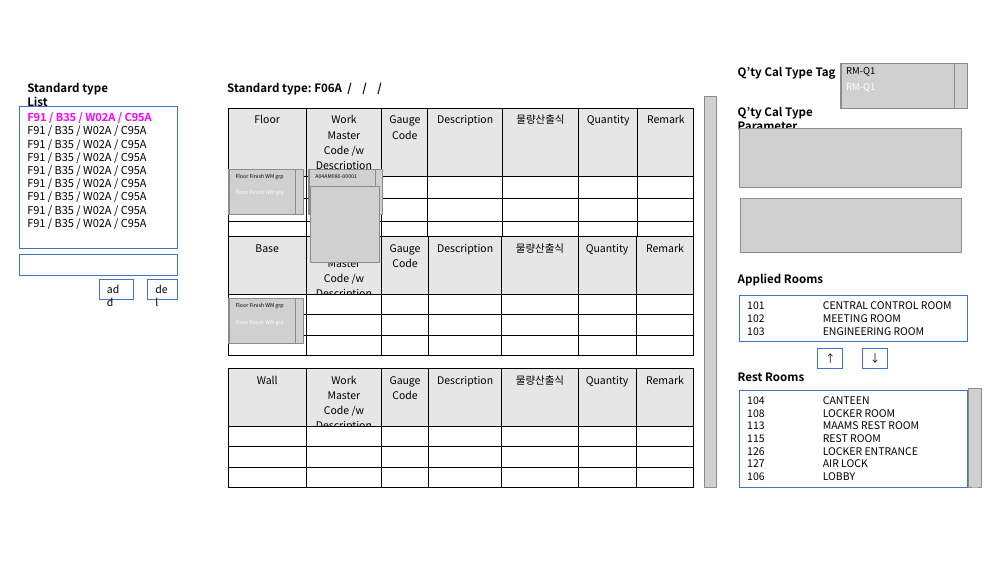
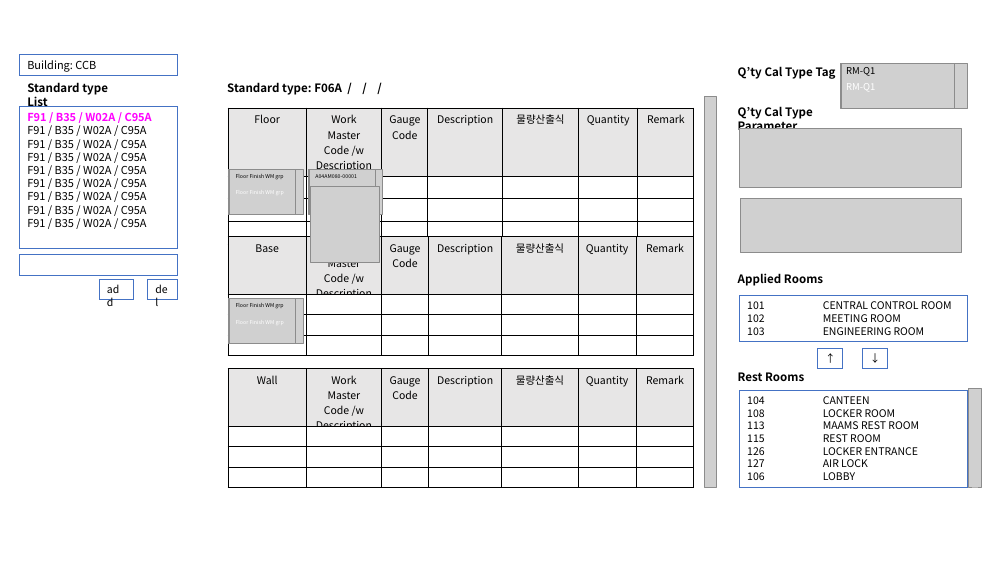
Before and after one commit to hnanmal/mQ, a slide deck: slide 8 of H_FamilyList_FP/화면정의서.pptx (slide 7 before the commit). Drawn at 1008x567 pixels with LibreOffice and Linux fonts; fonts in the diff are those of the drawing; grey boxes stand for pictures; background and template pictures are left out. Boxes give left, top, right and bottom in pixels: in the first picture for what was removed or moved away, otherwise in the second. Text is boxed around its words. In the diff, an @@ line names an element or a change of style, - is before the commit and + after.

```diff
--- a/H_FamilyList_FP/화면정의서.pptx
+++ b/H_FamilyList_FP/화면정의서.pptx
@@ rectangle added at (20,54,178,76), fill #FFFFFF, outline #4472C4 0.75 pt, 10.5 pt, text #000000 @@
+Building: CCB
```
Also in this commit, not shown: 1 other slide changed, 1 slide added, 14 other files.
